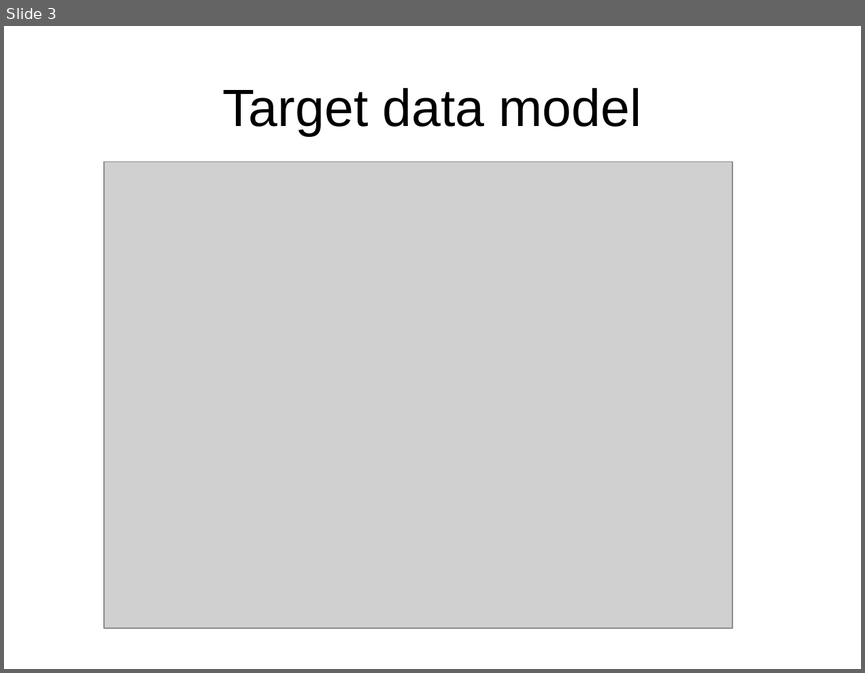
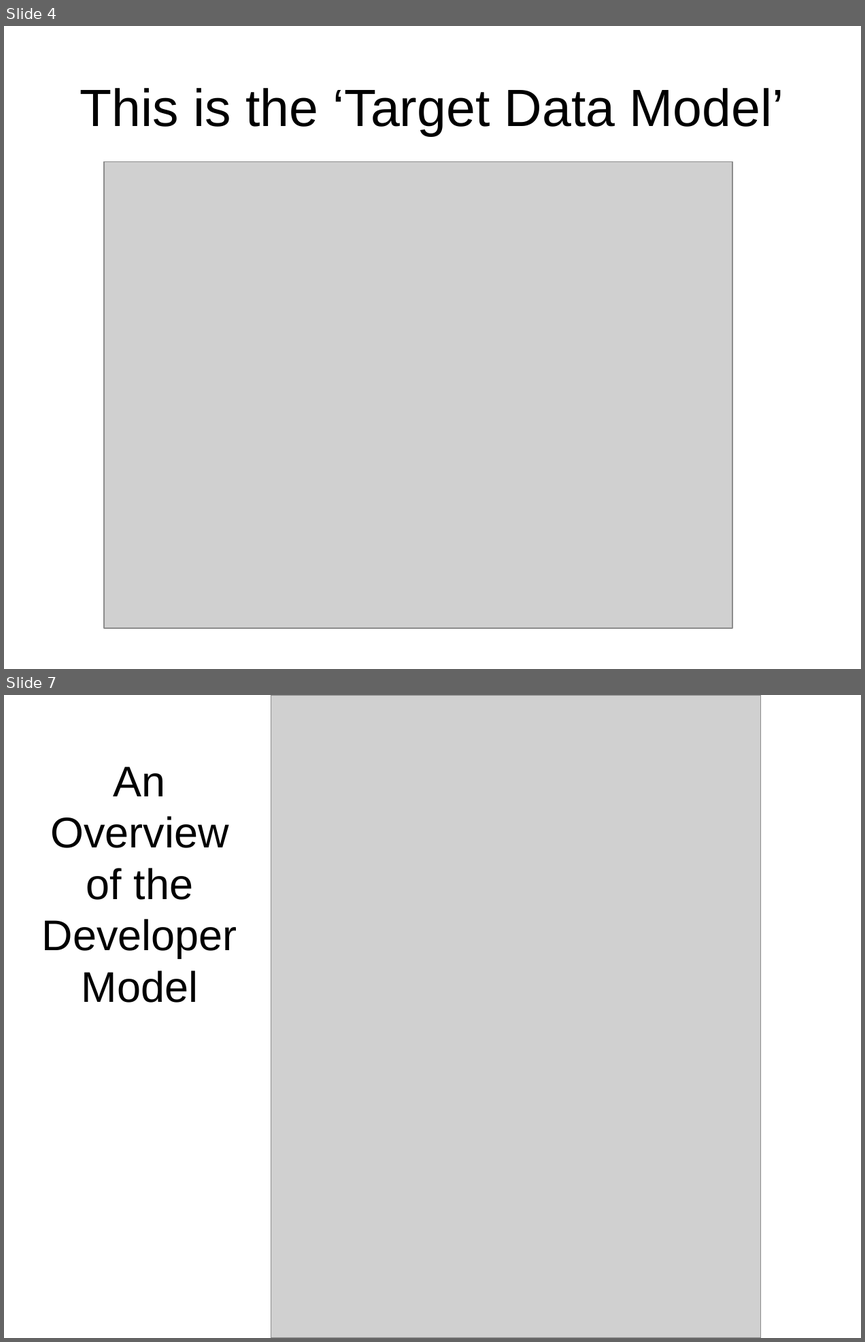
Before and after one commit to psrc/urbansim, a slide deck: az_smart/datamodel/AZ-SMART_model_process.ppt. Shown one above the other, each under a label of ours: slide 3 before the commit, slides 4 and 7 after it; the slides between them are not shown. The pictures are 865x673 and 865x1342 pixels, drawn with LibreOffice and Linux fonts; fonts in the diff are those of the drawing; grey boxes stand for pictures. Boxes give left, top, right and bottom in pixels: in the first picture for what was removed or moved away, otherwise in the second. Text is boxed around its words. In the diff, an @@ line names an element or a change of style, - is before the commit and + after.

```diff
--- a/az_smart/datamodel/AZ-SMART_model_process.ppt
+++ b/az_smart/datamodel/AZ-SMART_model_process.ppt
@@ slide 7 added at [4,695,861,1338], background #FFFFFF @@
@@ picture added at [271,695,759,1338] @@
@@ title added at [42,766,237,1002], 36 pt, text #000000 @@
+An Overview of the Developer Model
@@ what was slide 3 is now slide 4 @@
@@ slide 4 changed as well @@
@@ title at [80,88,784,136]: text changed @@
-Target data model
+This is the ‘Target Data Model’
```
Also in this commit, not shown: 9 other slides added, 7 slides removed, 4 other files.
